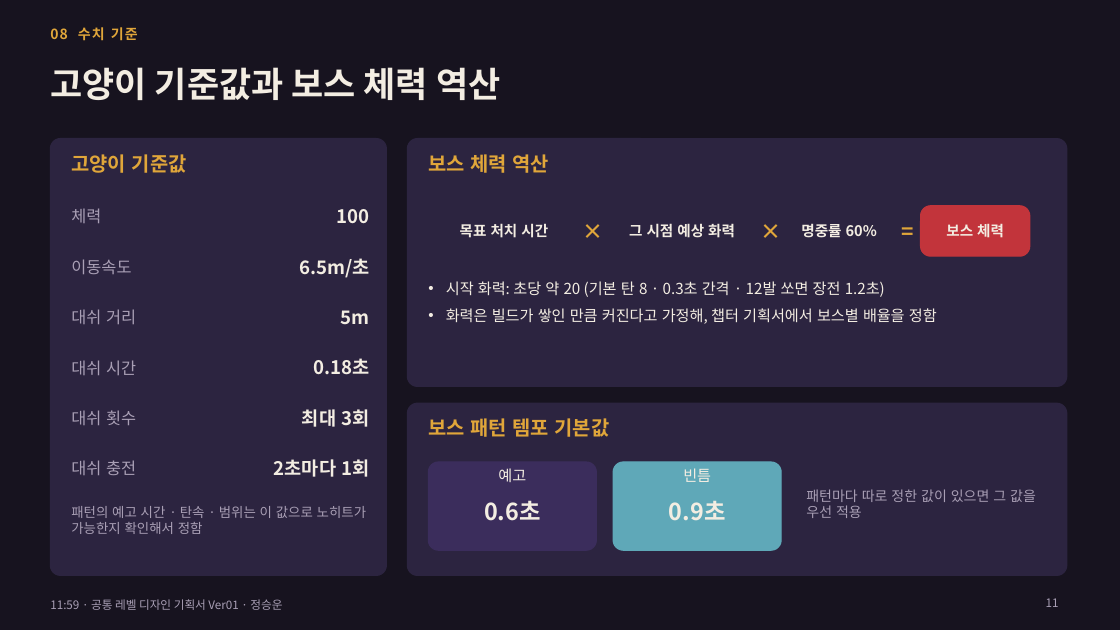
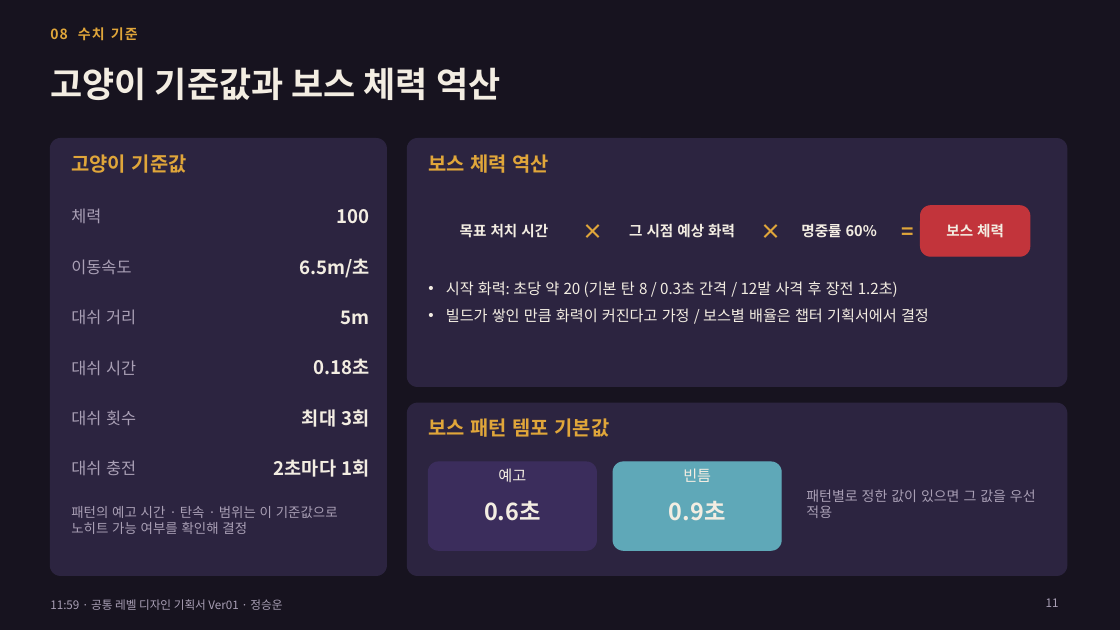
Before and after one commit to inory16351/Cat_Tang, a slide deck: slide 11 of docs/1159_공통_레벨디자인_기획서_20261116_정승운_Ver01.pptx. Drawn at 1120x630 pixels with LibreOffice and Linux fonts; fonts in the diff are those of the drawing. Boxes give left, top, right and bottom in pixels: in the first picture for what was removed or moved away, otherwise in the second. Text is boxed around its words. In the diff, an @@ line names an element or a change of style, - is before the commit and + after.

```diff
--- a/docs/1159_공통_레벨디자인_기획서_20261116_정승운_Ver01.pptx
+++ b/docs/1159_공통_레벨디자인_기획서_20261116_정승운_Ver01.pptx
@@ text at bbox=[446, 281, 929, 322]: text changed @@
-• 시작 화력: 초당 약 20 (기본 탄 8 · 0.3초 간격 · 12발 쏘면 장전 1.2초)
-• 화력은 빌드가 쌓인 만큼 커진다고 가정해, 챕터 기획서에서 보스별 배율을 정함
+• 시작 화력: 초당 약 20 (기본 탄 8 / 0.3초 간격 / 12발 사격 후 장전 1.2초)
+• 빌드가 쌓인 만큼 화력이 커진다고 가정 / 보스별 배율은 챕터 기획서에서 결정
@@ text at bbox=[71, 506, 338, 534]: text changed @@
-패턴의 예고 시간 · 탄속 · 범위는 이 값으로 노히트가 가능한지 확인해서 정함
+패턴의 예고 시간 · 탄속 · 범위는 이 기준값으로 노히트 가능 여부를 확인해 결정
@@ text at bbox=[806, 489, 1036, 518]: text changed @@
-패턴마다 따로 정한 값이 있으면 그 값을 우선 적용
+패턴별로 정한 값이 있으면 그 값을 우선 적용
```
Also in this commit, not shown: 9 other slides changed, 1 other file.
